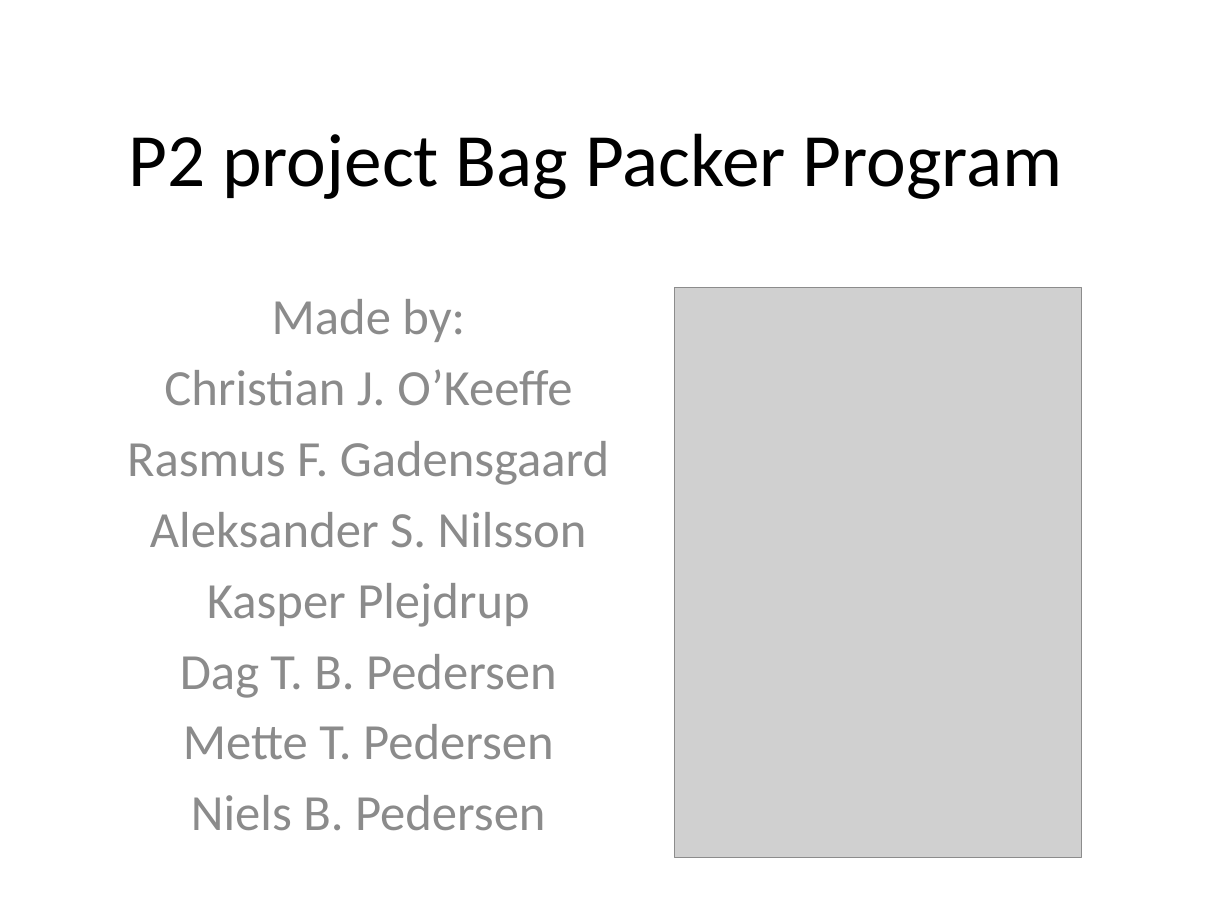
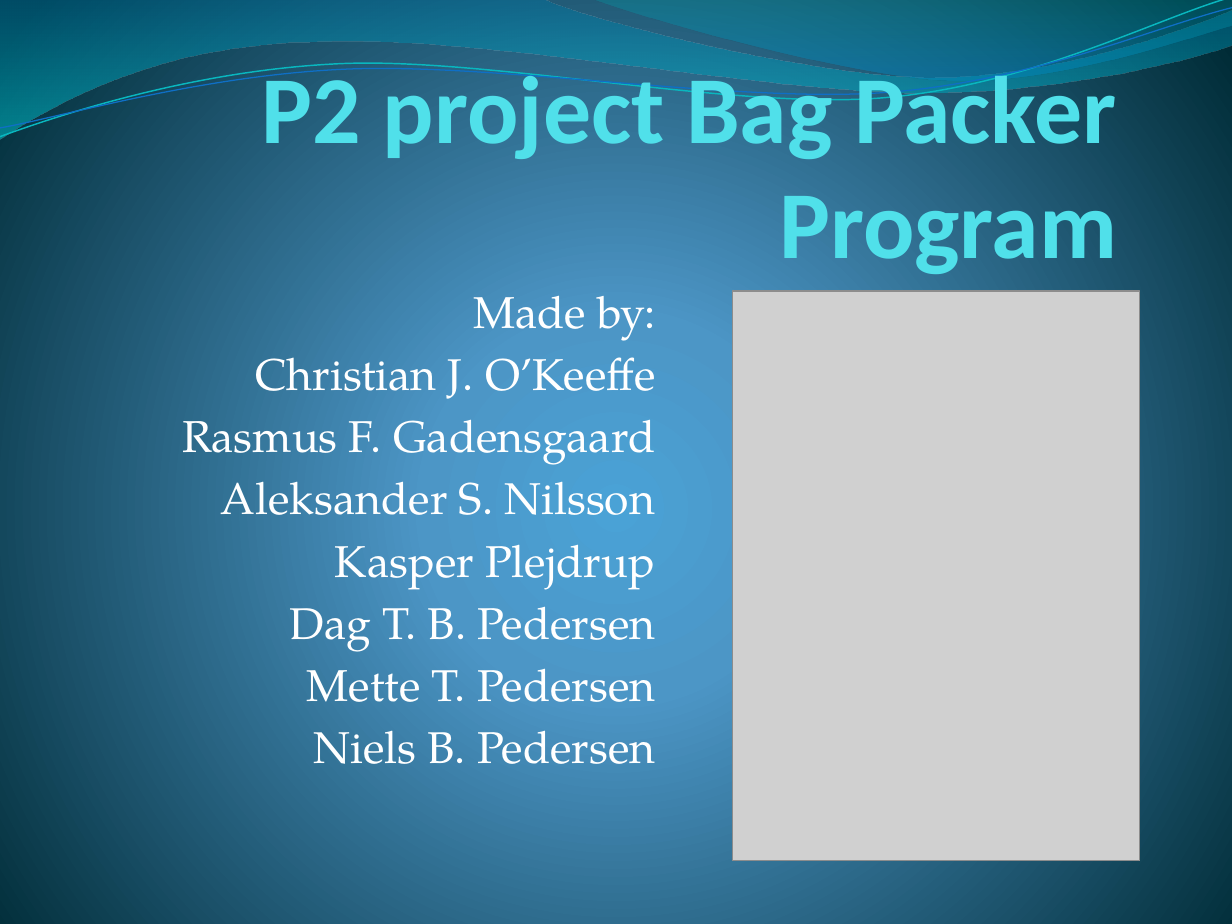
Before and after one commit to montelongoj/p2-b130-aau-2011, a slide deck: slide 1 of P2 project Bag Packer Program.pptx. Drawn at 1232x924 pixels with LibreOffice and Linux fonts; fonts in the diff are those of the drawing; grey boxes stand for pictures. Boxes give left, top, right and bottom in pixels: in the first picture for what was removed or moved away, otherwise in the second. Text is boxed around its words. In the diff, an @@ line names an element or a change of style, - is before the commit and + after.

```diff
--- a/P2 project Bag Packer Program.pptx
+++ b/P2 project Bag Packer Program.pptx
@@ background #FFFFFF to gradient #4AA0D6 to #4C98C7 to #002C38 @@
@@ freeform shape added at (x1=0, y1=0, x2=1232, y2=139), fill gradient #0074A1 to #00C6CF @@
@@ freeform shape added at (x1=0, y1=0, x2=1232, y2=144), outline #0AB8BF 0.85 pt @@
@@ freeform shape added at (x1=0, y1=8, x2=1232, y2=137), outline #0F6FC6 0.75 pt @@
@@ freeform shape added at (x1=590, y1=0, x2=1232, y2=85), fill gradient #00A1A9 to #008BBF @@
@@ title "P2 project Bag Packer Program" at (x1=262, y1=63, x2=1117, y2=274): size 44 to 56 pt, text colour #000000 to #51E0EA, bold on; alignment centre to right; vertical alignment middle to bottom @@
@@ subtitle "Made by:" at (x1=182, y1=295, x2=656, y2=764): size 29.6 to 26 pt, font Calibri to TeX Gyre Pagella, text colour #8C8C8C to #FFFFFF; alignment centre to right @@
@@ picture moved from (x1=674, y1=287, x2=1082, y2=857) to (x1=732, y1=291, x2=1140, y2=861) @@
```
Also in this commit, not shown: 18 other slides changed.
